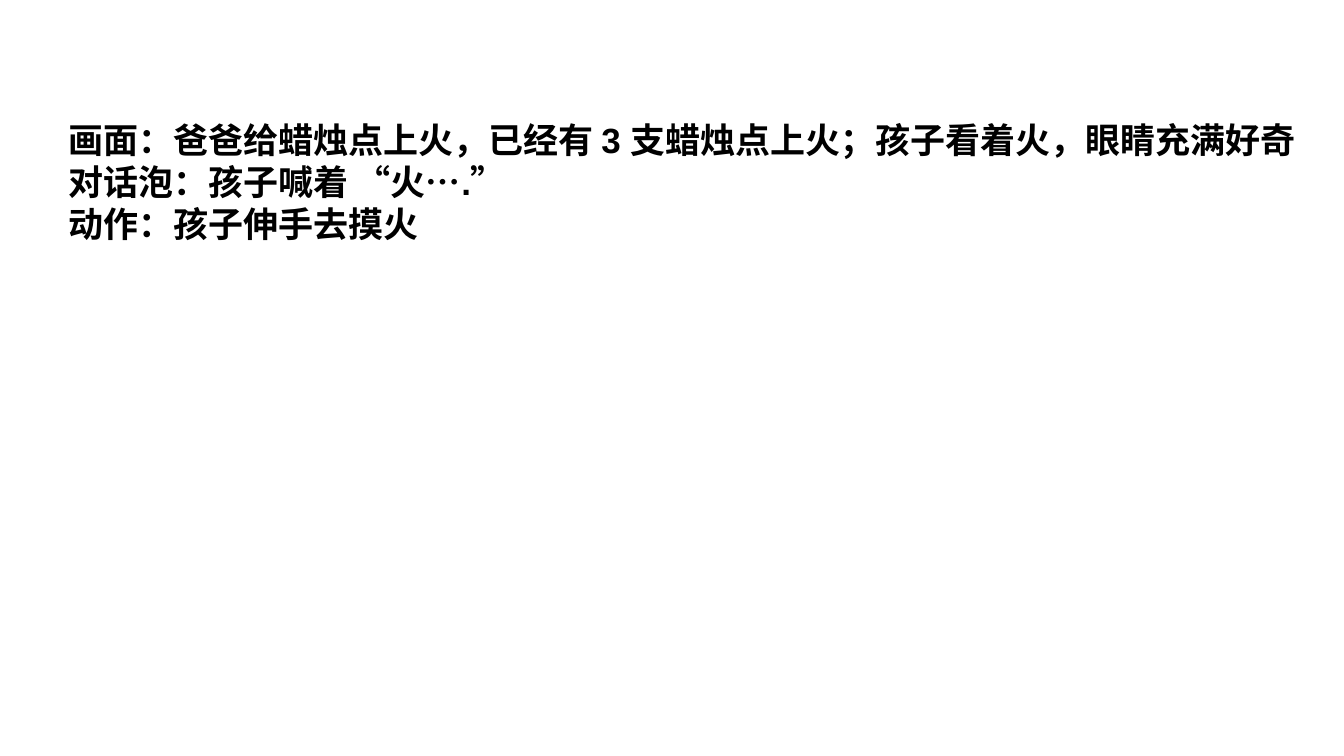
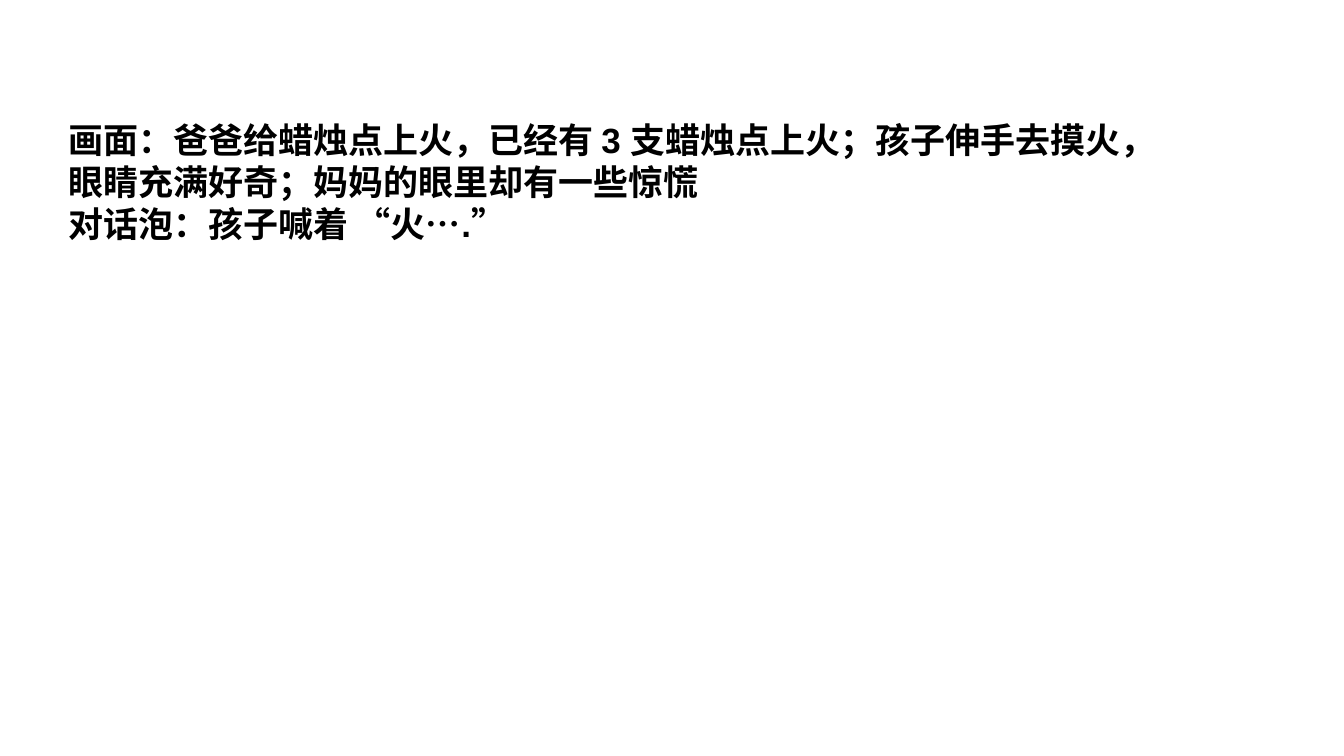
Before and after one commit to iamzhuoxuan/WriterBP, a slide deck: slide 7 of WriterBPSecurity.pptx (slide 8 before the commit). Drawn at 1344x756 pixels with LibreOffice and Linux fonts; fonts in the diff are those of the drawing. Boxes give left, top, right and bottom in pixels: in the first picture for what was removed or moved away, otherwise in the second. Text is boxed around its words. In the diff, an @@ line names an element or a change of style, - is before the commit and + after.

```diff
--- a/WriterBPSecurity.pptx
+++ b/WriterBPSecurity.pptx
@@ text at (68,123,1156,201): text changed @@
-画面：爸爸给蜡烛点上火，已经有 3 支蜡烛点上火；孩子看着火，眼睛充满好奇
+画面：爸爸给蜡烛点上火，已经有 3 支蜡烛点上火；孩子伸手去摸火，
+眼睛充满好奇；妈妈的眼里却有一些惊慌
@@ text at (68,207,418,240): paragraph removed @@
-动作：孩子伸手去摸火
```
Also in this commit, not shown: 2 other slides changed, 1 slide removed, 1 other file.
